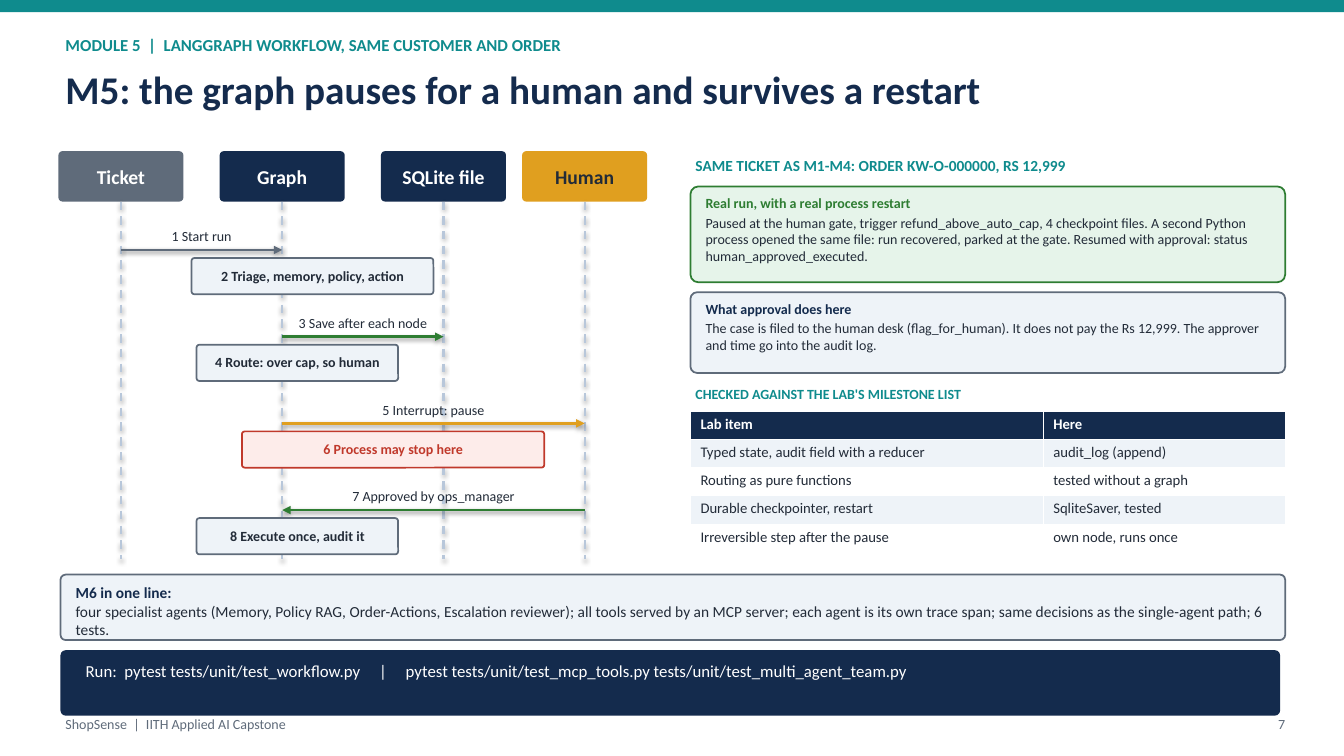
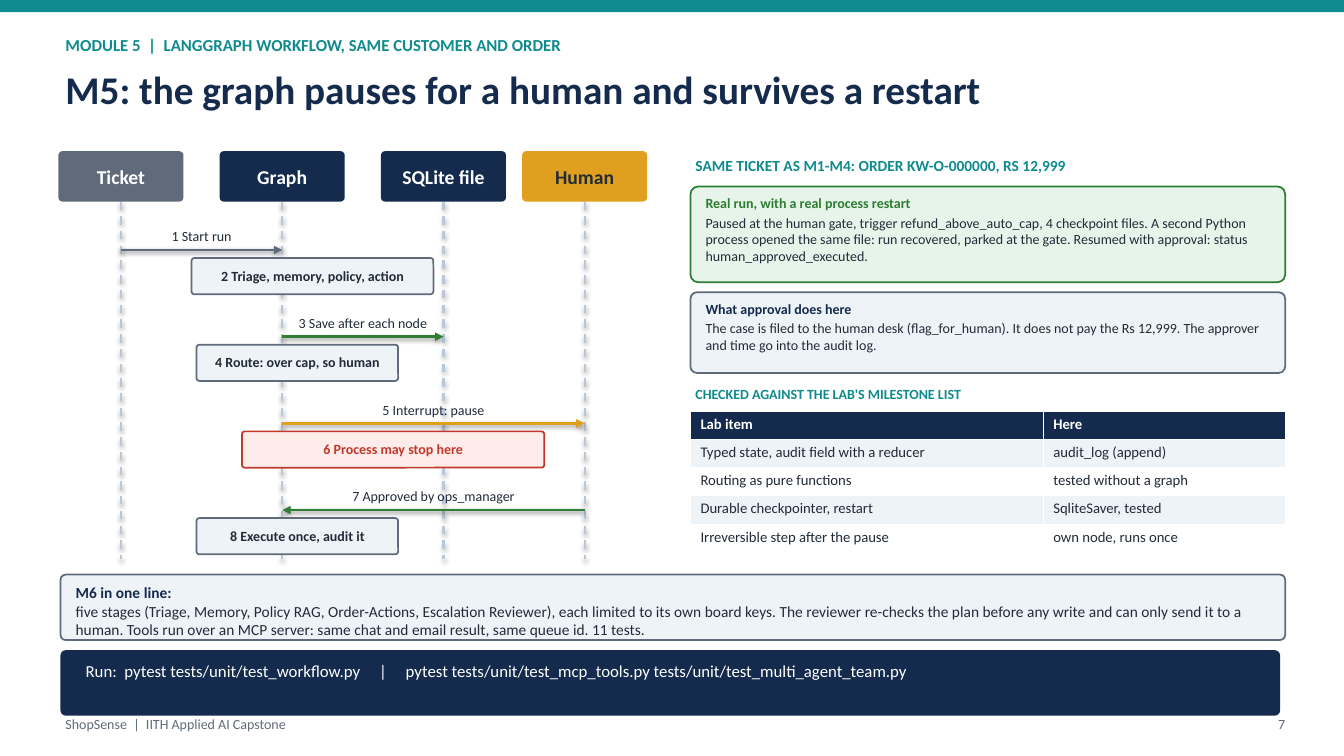
Before and after one commit to abhraj786/iith-ai-capstone-shopsense, a slide deck: slide 7 of docs/deck/iith-ai-capstone-shopsense.pptx. Drawn at 1344x756 pixels with LibreOffice and Linux fonts; fonts in the diff are those of the drawing. Boxes give left, top, right and bottom in pixels: in the first picture for what was removed or moved away, otherwise in the second. Text is boxed around its words. In the diff, an @@ line names an element or a change of style, - is before the commit and + after.

Commit message:
M6: per-agent write scopes, independent reviewer that runs before any write, MCP resource, protocol-level tests; M6 diagram and slide strip

```diff
--- a/docs/deck/iith-ai-capstone-shopsense.pptx
+++ b/docs/deck/iith-ai-capstone-shopsense.pptx
@@ text at (x1=76, y1=606, x2=1241, y2=640): text changed @@
-four specialist agents (Memory, Policy RAG, Order-Actions, Escalation reviewer); all tools served by an MCP server; each agent is its own trace span; same decisions as the single-agent path; 6 tests.
+five stages (Triage, Memory, Policy RAG, Order-Actions, Escalation Reviewer), each limited to its own board keys. The reviewer re-checks the plan before any write and can only send it to a human. Tools run over an MCP server: same chat and email result, same queue id. 11 tests.
```
Also in this commit, not shown: 2 other slides changed, 7 other files.
